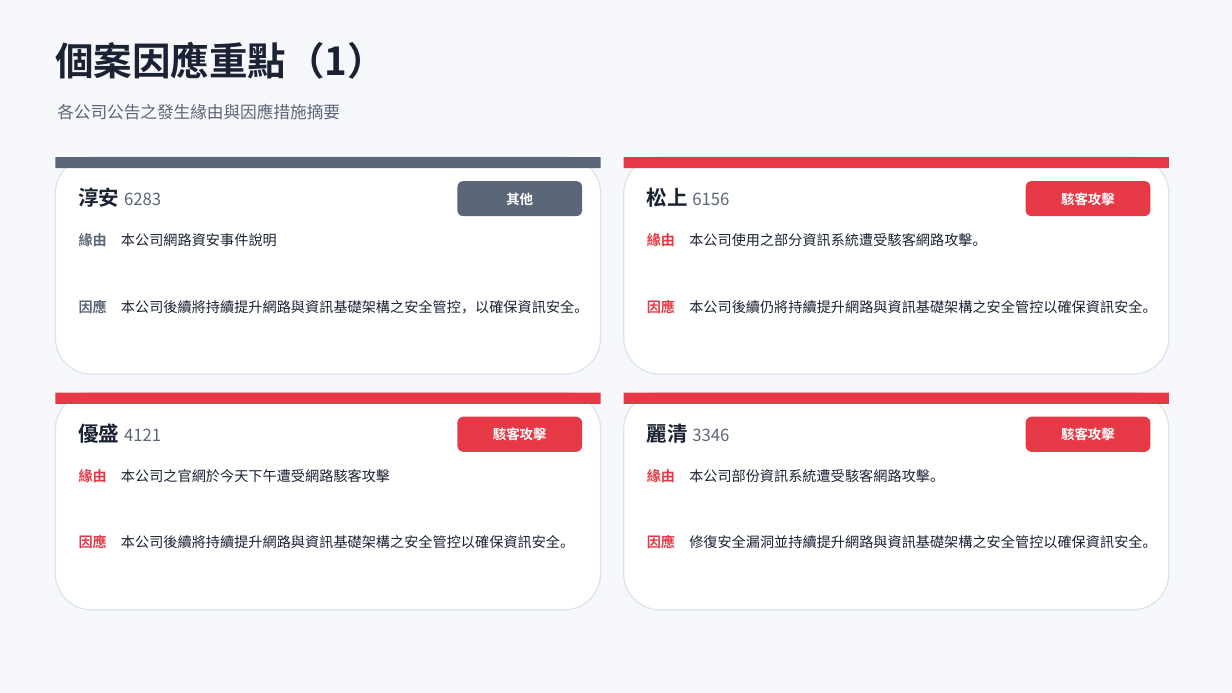
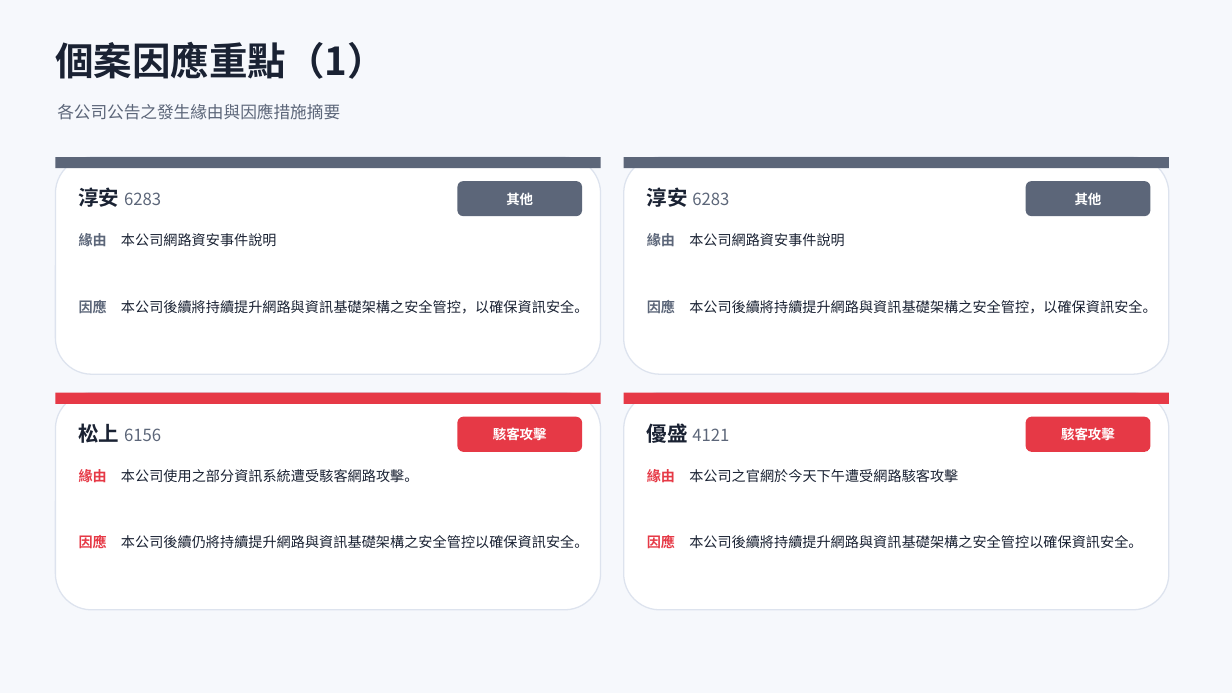
Before and after one commit to Johnnylin77/mops-isec-monitor, a slide deck: slide 6 of 資安事件因應分析.pptx. Drawn at 1232x693 pixels with LibreOffice and Linux fonts; fonts in the diff are those of the drawing. Boxes give left, top, right and bottom in pixels: in the first picture for what was removed or moved away, otherwise in the second. Text is boxed around its words. In the diff, an @@ line names an element or a change of style, - is before the commit and + after.

```diff
--- a/資安事件因應分析.pptx
+++ b/資安事件因應分析.pptx
@@ rectangle at bbox=[624, 157, 1169, 168]: fill #E63946 to #5C6679 @@
@@ text at bbox=[647, 187, 729, 207]: text changed @@
-松上 6156
+淳安 6283
@@ rounded rectangle at bbox=[1026, 181, 1151, 216]: fill #E63946 to #5C6679 @@
@@ text at bbox=[1075, 192, 1102, 205]: text changed @@
-駭客攻擊
+其他
@@ text at bbox=[647, 231, 845, 249]: text changed @@
-緣由 本公司使用之部分資訊系統遭受駭客網路攻擊。
+緣由 本公司網路資安事件說明
@@ text at bbox=[647, 298, 1156, 316]: text changed @@
-因應 本公司後續仍將持續提升網路與資訊基礎架構之安全管控以確保資訊安全。
+因應 本公司後續將持續提升網路與資訊基礎架構之安全管控，以確保資訊安全。
@@ text at bbox=[79, 423, 161, 443]: text changed @@
-優盛 4121
+松上 6156
@@ text at bbox=[647, 421, 729, 447]: text changed @@
-麗清 3346
+優盛 4121
@@ text at bbox=[79, 467, 418, 485]: text changed @@
-緣由 本公司之官網於今天下午遭受網路駭客攻擊
+緣由 本公司使用之部分資訊系統遭受駭客網路攻擊。
@@ text at bbox=[647, 467, 958, 485]: text changed @@
-緣由 本公司部份資訊系統遭受駭客網路攻擊。
+緣由 本公司之官網於今天下午遭受網路駭客攻擊
@@ text at bbox=[79, 533, 588, 551]: text changed @@
-因應 本公司後續將持續提升網路與資訊基礎架構之安全管控以確保資訊安全。
+因應 本公司後續仍將持續提升網路與資訊基礎架構之安全管控以確保資訊安全。
@@ text at bbox=[647, 533, 1142, 551]: text changed @@
-因應 修復安全漏洞並持續提升網路與資訊基礎架構之安全管控以確保資訊安全。
+因應 本公司後續將持續提升網路與資訊基礎架構之安全管控以確保資訊安全。
```
Also in this commit, not shown: 6 other slides changed, 2 other files.
